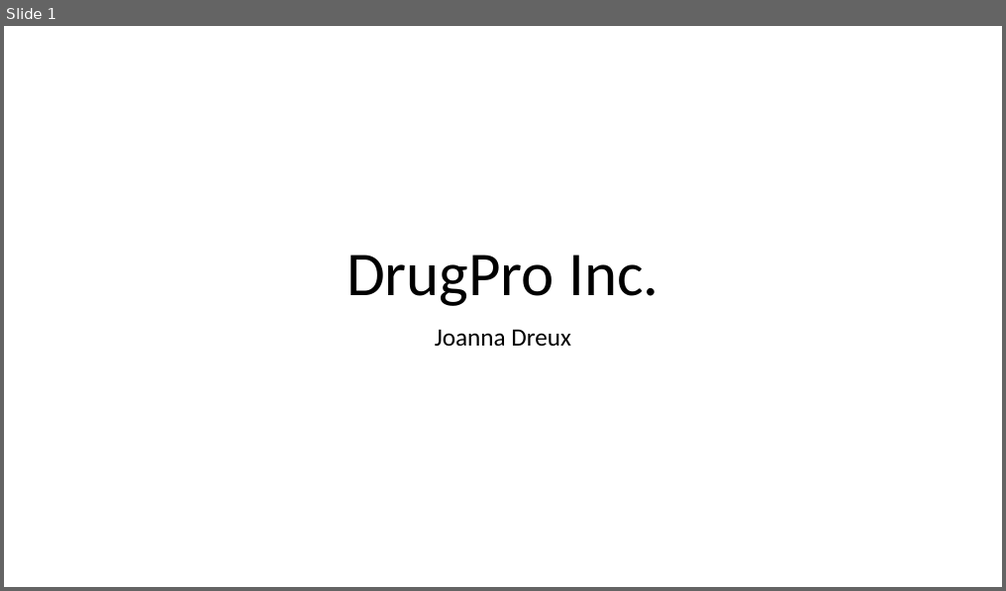
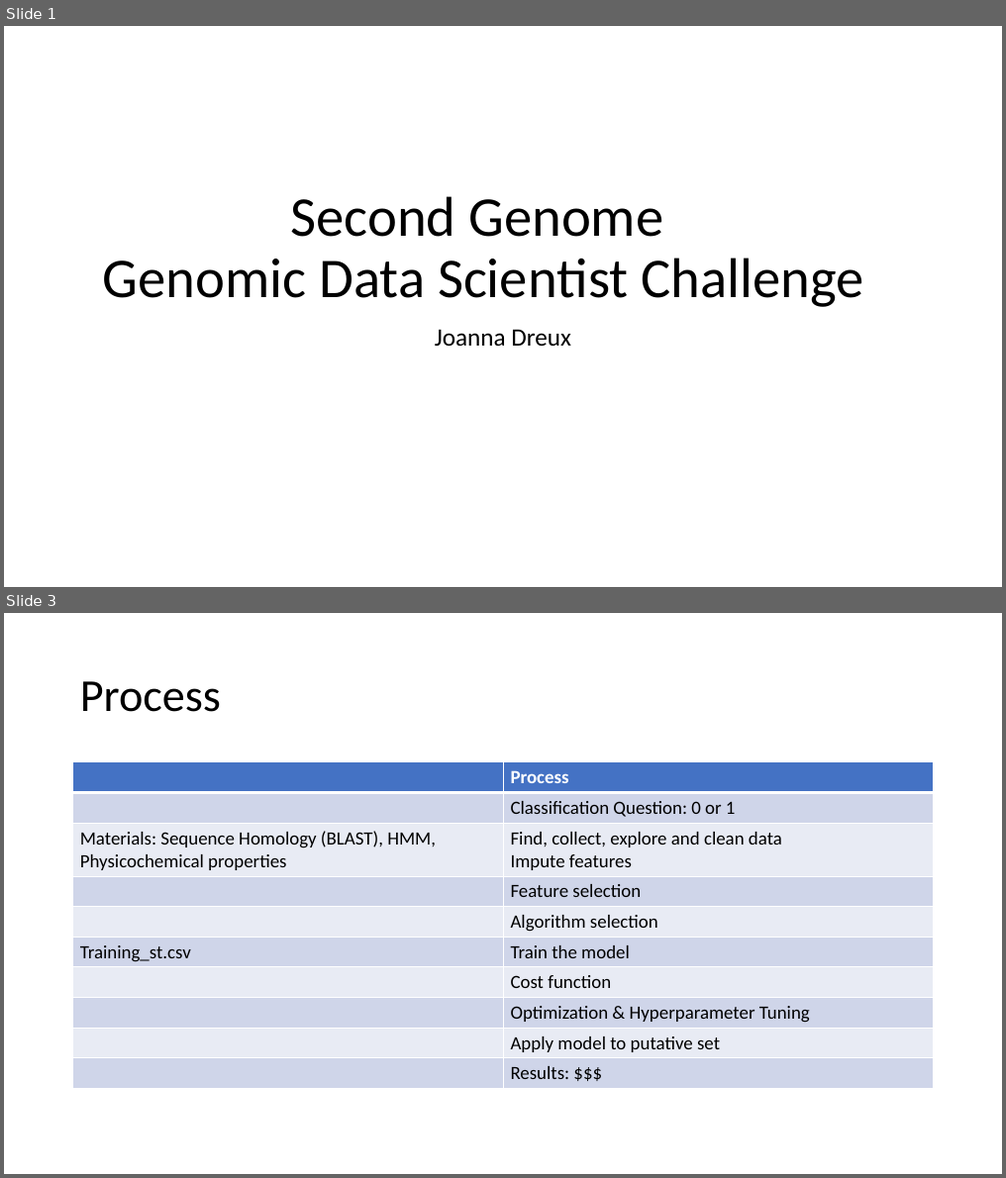
Before and after one commit to JoannaDrx/protein-classification, a slide deck: drugpro-jd.pptx. Shown one above the other, each under a label of ours: slide 1 before the commit, slides 1 and 3 after it; the slides between them are not shown. The pictures are 1006x591 and 1006x1178 pixels, drawn with LibreOffice and Linux fonts; fonts in the diff are those of the drawing. Boxes give left, top, right and bottom in pixels: in the first picture for what was removed or moved away, otherwise in the second. Text is boxed around its words. In the diff, an @@ line names an element or a change of style, - is before the commit and + after.

```diff
--- a/drugpro-jd.pptx
+++ b/drugpro-jd.pptx
@@ slide 3 added at (4, 613, 1002, 1174), background #FFFFFF @@
@@ title added at (80, 681, 221, 712), 44 pt, text #000000 @@
+Process
@@ table added at (73, 762, 934, 1088), 10 rows, 2 columns @@
+ | Process
+ | Classification Question: 0 or 1
+Materials: Sequence Homology (BLAST), HMM, Physicochemical properties | Find, collect, explore and clean data / Impute features
+ | Feature selection
+ | Algorithm selection
+Training_st.csv | Train the model
+ | Cost function
+ | Optimization & Hyperparameter Tuning
+ | Apply model to putative set
+ | Results: $$$
@@ slide 1 changed as well @@
@@ title at (103, 196, 863, 307): text changed; size 60 to 54 pt @@
-DrugPro Inc.
+Second Genome
+Genomic Data Scientist Challenge
```
Also in this commit, not shown: 2 other slides changed, 4 other slides added, 1 slide removed, 1 other file.
